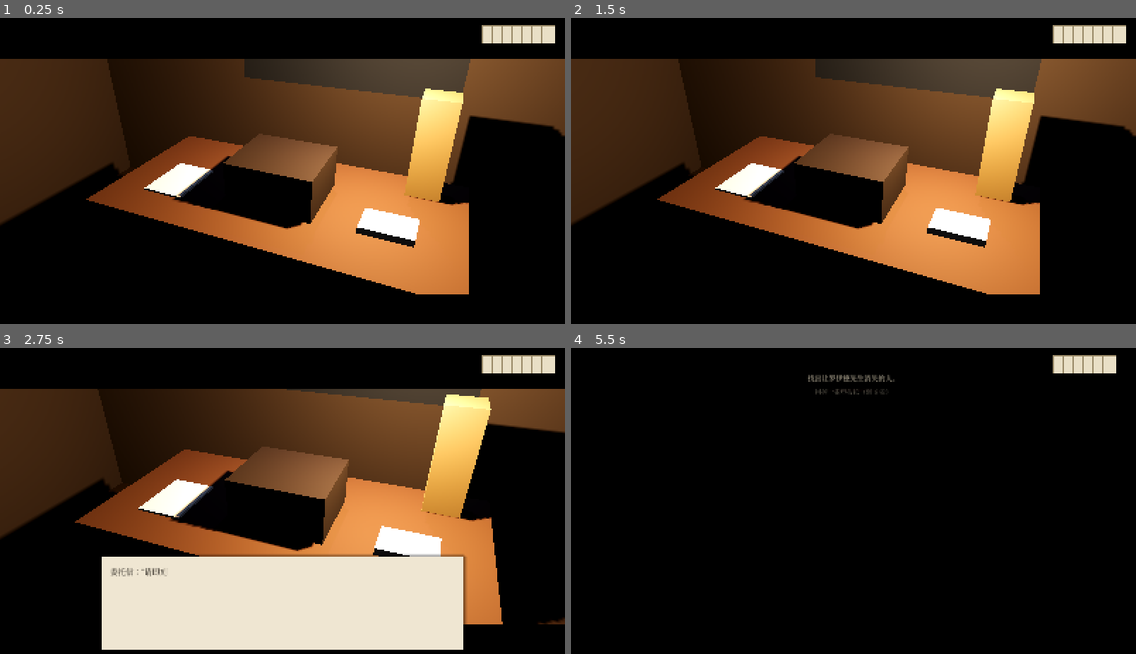
Above: before the commit, frames 1-4 (two rows, left to right).
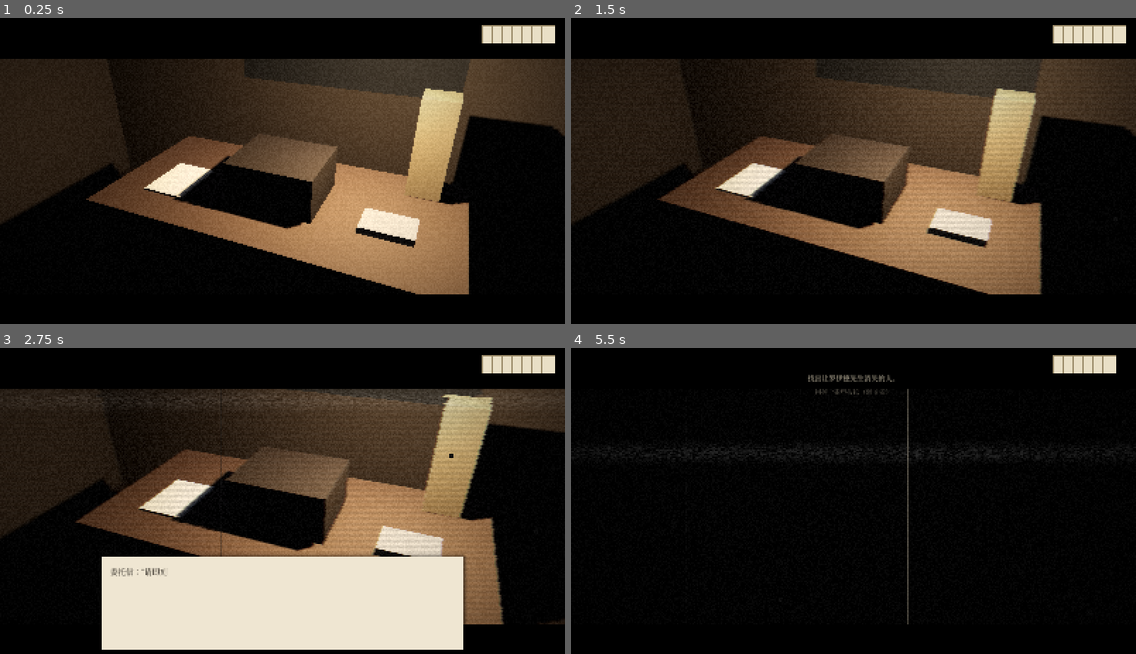
Above: after the commit, the same moments.

Repository: Gazerrr03/latent-image
Game: Godot game, scene res://main.tscn
Two runs of this game, one before a commit and one after it. Both use one fixed random seed, a clock stepped at 60 frames per second and the inputs below.
Inputs (mouse positions are in pixels of both pictures, inside the frame that each line leads up to):
- Up to frame 1 (0.25 s): no input
- Up to frame 2 (1.5 s): tap Enter (ui_accept) at 0.5, 0.77 s; move the mouse to (977, 161) at 0.52 s; hold D (move_right) 0.53-1.28 s; hold E (interact) 0.53-1.28 s; click (977, 161) at 0.67 s; move the mouse to (740, 192) at 1.27 s; hold S (move_back) from 1.28 s (still down); tap E (interact) at 1.35 s; click (740, 192) at 1.42 s
- Up to frame 3 (2.75 s): tap Enter (ui_accept) at 1.52 s; move the mouse to (339, 436) at 2.02 s; release S (move_back) at 2.03 s; hold D (move_right) from 2.03 s (still down); hold E (interact) from 2.03 s (still down); click (339, 436) at 2.17 s
- Up to frame 4 (5.5 s): move the mouse to (825, 571) at 2.77 s; release D (move_right) at 2.78 s; release E (interact) at 2.78 s; hold W (move_forward) 2.78-3.53 s; tap E (interact) at 2.85, 4.35 s; click (825, 571) at 2.92 s; tap Enter (ui_accept) at 3.02, 3.77, 4.52 s; move the mouse to (1023, 553) at 3.52 s; hold E (interact) 3.53-4.28 s; hold A (move_left) 3.53-5.03 s; click (1023, 553) at 3.67 s; move the mouse to (684, 458) at 4.27 s; click (684, 458) at 4.42 s; move the mouse to (881, 507) at 5.02 s; hold S (move_back) from 5.03 s (still down); hold E (interact) from 5.03 s (still down); click (881, 507) at 5.17 s

The runs differ from the first frame. In frame 1, 25% of the frame differs, in the area x 0-100%, y 13-91%; in frame 2, 31%; in frame 3, 27%; in frame 4, 0.9%.

Commit message:
媒介滤镜第一版：胶片、录像带、数字故障随渗漏渐变
- shaders/media_fx：泛黄、颗粒、划痕、灰尘、片门抖动；扫描线、跟踪条纹、行抖动、拖影、红蓝错位；数字方块错位
- 参数全部在 content/visual/fx.csv（L0—L4 + 纪录片片头 + 关闭），可在 F1 调试面板重载
- 新动作 fx(预设)：开场 N1-01 使用纪录片片头，N1-06 回到跟随渗漏
- 检查工具校验滤镜表与 fx 动作；文档《04》第 9 节、填表说明 1.5、架构图状态更新

Co-Authored-By: Claude Opus 5.5 <noreply@anthropic.com>

Diff:
--- a/godot/content/story/shots.csv
+++ b/godot/content/story/shots.csv
@@ -1,10 +1,10 @@
 shot_id,node,line,scene,camera,mode,sound,text,ai_slot,actions,next,note
-N1-01,N1,*,office,establish,,rain;tram_bell;typewriter_idle,,,leak(0);wait(2.5),,黑场淡入。镜头在玩家肩后缓推向桌面：台灯、打字机、七张电报纸，窗外雨夜街灯。可环顾桌面，点电报纸会数出七张。渗漏 L0
+N1-01,N1,*,office,establish,,rain;tram_bell;typewriter_idle,,,fx(纪录片片头);leak(0);wait(2.5),,黑场淡入。镜头在玩家肩后缓推向桌面：台灯、打字机、七张电报纸，窗外雨夜街灯。可环顾桌面，点电报纸会数出七张。渗漏 L0
 N1-02,N1,*,office,letter_close,,paper_rustle,委托信：“请即刻来罗伊德庄园。家主昨夜在书房里不见了。——律师 W.”\n落款：十月四日,,collect(ev_letter),,F2 线索（委托信日期）
 N1-03,N1,*,office,typewriter_close,,typewriter_return,第一行：“我到达的时候，庄园的灯还亮着。”\n页脚戳：“十月三日 九点三十九分 收讫”,,collect(ev_journal_p1),,手记第一页，此后玩家的批注都续写在这里。F1、F2 线索以场景细节呈现，不做提示
 N1-04,N1,*,street,follow,,car_door;engine_low,电报纸上逐字打出：“找出让罗伊德先生消失的人。”,,objective(找出让罗伊德先生消失的人。);use_telegram(),,第 1 张电报纸（回电给律师：已启程）。全游戏唯一的目标文字
 N1-05,N1,*,manor_gate,wide_symmetric,,iron_gate;thunder_far,,,wait(3),,过场约 5 秒：庄园大门对称构图，一排窗里的灯一格一格亮着，像表格
-N1-06,N1,*,hall,hall_mid,,clock_chime_9,访客簿上列着：巴洛（管家）、韦恩小姐（秘书）、朗斯（继子）。\n最后一行，“罗伊德先生”已被划去。,嫌疑人口吻,inquire(n1_intro),,座钟敲九下，钟面指着十点四十；镜中管家倒影清晰，玩家的位置是空的
+N1-06,N1,*,hall,hall_mid,,clock_chime_9,访客簿上列着：巴洛（管家）、韦恩小姐（秘书）、朗斯（继子）。\n最后一行，“罗伊德先生”已被划去。,嫌疑人口吻,fx(自动);inquire(n1_intro),,座钟敲九下，钟面指着十点四十；镜中管家倒影清晰，玩家的位置是空的
 N1-07,N1,*,study,door_push,walk,lamp_hum,,,"objective(门从里面闩着。他是怎么离开的？);inspect(hs_latch,hs_window,hs_phone,hs_receipt,hs_register);annotate(n1)",N2-01,教学关：自由走动检查门闩、窗、电话、回执、访客簿。F1、F3 线索。检查后出现预设批注
 N2-01,N2,*,parlor,parlor_mid,,fire_crackle,巴洛：“昨夜我守夜，门房的灯一直没灭。”\n韦恩小姐：“我把信打到九点三十五分，罗伊德先生说他想一个人待着。”\n朗斯：“我在台球室，一个人。”,嫌疑人口吻,objective();inquire(n2_ask),,三人坐在沙发上，玩家背影入画；壁炉、虎纹挂毯
 N2-02,N2,*,parlor,suspects_close,,pendulum,,,"inspect(hs_barlow_watch,hs_wynn_fingers,hs_lance_window)",,三处细节放大观察，收入证据板，此刻不判定
--- /dev/null
+++ b/godot/content/visual/fx.csv
@@ -0,0 +1,8 @@
+preset,sepia,desat,grain,flicker,vignette,scratches,dust,weave,fps,chroma,scanlines,tracking,jitter,bleed,glitch,tint,note
+L0,0.55,0,0.07,0.05,0.55,0.35,0.5,0.0018,18,0,0,0,0,0,0,#ffe6bd,N1：1926 年的默片胶片
+L1,0.5,0,0.08,0.05,0.55,0.4,0.5,0.0022,18,0.15,0,0,0,0,0,#ffe6bd,N2—N3：胶片，红蓝开始极轻微错开
+L2,0.38,0.05,0.06,0.03,0.5,0.2,0.25,0.0012,18,0.5,0.18,0.15,0.2,0.2,0,#ffe6bd,N4：胶片里混进录像带的痕迹
+L3,0.12,0.25,0.05,0.02,0.45,0,0,0,24,1.0,0.35,0.55,0.55,0.5,0,#ffe6bd,N5：录像带
+L4,0,0.35,0.03,0.02,0.4,0,0,0,30,1.4,0.2,0.3,0.4,0.3,0.55,#ffe6bd,N6—N7：数字故障
+纪录片片头,0.5,0.05,0.09,0.06,0.6,0.35,0.4,0.0022,18,0.6,0.3,0.35,0.3,0.3,0,#ffe2b5,开场：录像带里放着一部 1926 年的旧纪录片（荒诞纪录片的质感）
+关闭,0,0,0,0,0,0,0,0,18,0,0,0,0,0,0,,无滤镜，用于对比
--- a/godot/core/actions.gd
+++ b/godot/core/actions.gd
@@ -4,7 +4,7 @@
 const ACTIONS := [
 	"wait", "leak", "use_telegram", "objective", "collect", "inspect",
 	"annotate", "inquire", "accuse", "link", "say", "ending_choice",
-	"confession", "goto",
+	"confession", "goto", "fx",
 ]
 
 
--- a/godot/core/director.gd
+++ b/godot/core/director.gd
@@ -154,6 +154,8 @@
 			await ui.show_text(build_confession())
 		"goto":
 			world.show_scene(args[0])
+		"fx":
+			ui.fx.set_override(args[0] if args.size() > 0 else "")
 		_:
 			push_warning("未知动作，已跳过：" + name)
 
--- a/godot/main.gd
+++ b/godot/main.gd
@@ -6,6 +6,7 @@
 const Player := preload("res://world/player.gd")
 const UiRoot := preload("res://ui/ui_root.gd")
 const DebugPanel := preload("res://ui/debug_panel.gd")
+const MediaFx := preload("res://ui/media_fx.gd")
 
 
 func _ready() -> void:
@@ -14,7 +15,10 @@
 	var player := Player.new()
 	add_child(player)
 	host.player = player
+	var fx := MediaFx.new()
+	add_child(fx)
 	var ui := UiRoot.new()
+	ui.fx = fx
 	add_child(ui)
 	Director.ui = ui
 	Director.world = host
@@ -65,12 +69,14 @@
 	return ""
 
 
-## 截图：Godot --path godot -- --capture=N1-07 [--leak=3] [--grant-all] [--telegrams=4] [--out=/tmp/x.png]
+## 截图：Godot --path godot -- --capture=N1-07 [--leak=3] [--grant-all] [--telegrams=4] [--fx=纪录片片头] [--out=/tmp/x.png]
 ## 跳到指定镜号，等画面稳定后截图并退出。供 agent 自查画面用。
 func _capture(shot_id: String) -> void:
 	GameState.reset()
 	if _arg("--leak=") != "":
 		GameState.set_leak(int(_arg("--leak=")))
+	if _arg("--fx=") != "":
+		Director.ui.fx.set_override(_arg("--fx="))
 	if OS.get_cmdline_user_args().has("--grant-all"):
 		for id in ContentDB.evidence:
 			GameState.add_evidence(id)
@@ -78,6 +84,9 @@
 		GameState.telegrams_left = int(_arg("--telegrams="))
 		GameState.changed.emit()
 	Director.start(shot_id)
+	if _arg("--fx=") != "":
+		await get_tree().process_frame
+		Director.ui.fx.set_override(_arg("--fx="))
 	await get_tree().create_timer(float(_arg("--wait=")) if _arg("--wait=") != "" else 2.5).timeout
 	var out := _arg("--out=")
 	if out == "":
--- /dev/null
+++ b/godot/shaders/media_fx.gdshader
@@ -0,0 +1,116 @@
+// 媒介滤镜：给整个 3D 画面套上“胶片 → 录像带 → 数字故障”的质感。
+// 参数由 content/visual/fx.csv 的预设提供，随渗漏等级渐变（docs/04 第 9 节）。
+// 每个效果单独一个强度，0 = 关闭。
+shader_type canvas_item;
+
+uniform sampler2D screen_tex : hint_screen_texture, filter_linear;
+
+// —— 胶片（1920 年代） ——
+uniform float sepia = 0.0;       // 泛黄程度 0—1
+uniform vec3 tint : source_color = vec3(1.0, 0.9, 0.74);
+uniform float desat = 0.0;       // 去色 0—1
+uniform float grain = 0.0;       // 颗粒 0—0.2
+uniform float flicker = 0.0;     // 亮度闪烁 0—0.15
+uniform float vignette = 0.0;    // 暗角 0—1
+uniform float scratches = 0.0;   // 竖向划痕出现概率 0—1
+uniform float dust = 0.0;        // 灰尘斑点 0—1
+uniform float weave = 0.0;       // 画面整体抖动 0—0.004
+uniform float fps = 18.0;        // 胶片帧率（颗粒、抖动按帧跳变）
+// —— 录像带 ——
+uniform float chroma = 0.0;      // 红蓝错位 0—2
+uniform float scanlines = 0.0;   // 扫描线 0—1
+uniform float tracking = 0.0;    // 滚动的跟踪条纹 0—1
+uniform float jitter = 0.0;      // 每行横向抖动 0—1
+uniform float bleed = 0.0;       // 颜色向右拖影 0—1
+// —— 数字 ——
+uniform float glitch = 0.0;      // 方块错位 0—1
+// —— 总强度（用于淡入淡出） ——
+uniform float amount = 1.0;
+
+float hash(vec2 p) {
+	return fract(sin(dot(p, vec2(127.1, 311.7))) * 43758.5453);
+}
+
+float hash1(float x) {
+	return fract(sin(x * 91.3458) * 47453.5453);
+}
+
+void fragment() {
+	vec2 uv = SCREEN_UV;
+	float t = TIME;
+	float frame = floor(t * fps);
+
+	// 胶片：整体抖动（片门晃动）
+	uv += (vec2(hash1(frame), hash1(frame + 7.0)) - 0.5) * weave * amount;
+
+	// 录像带：每行横向抖动
+	float line = floor(uv.y * 240.0);
+	uv.x += (hash(vec2(line, floor(t * 30.0))) - 0.5) * jitter * 0.006 * amount;
+
+	// 录像带：一条缓慢向下滚动的跟踪条纹
+	float band_pos = fract(t * 0.06);
+	float band = smoothstep(0.05, 0.0, abs(uv.y - band_pos)) * tracking * amount;
+	uv.x += band * (hash(vec2(line, t)) - 0.5) * 0.06;
+
+	// 数字：方块错位
+	if (glitch > 0.0) {
+		vec2 block = floor(uv * vec2(18.0, 10.0));
+		float g = hash(block + floor(t * 6.0));
+		if (g < glitch * amount * 0.12) {
+			uv.x += (hash(block + 3.1) - 0.5) * 0.1;
+		}
+	}
+
+	// 取色：红蓝错位
+	vec2 off = vec2(chroma * 0.003 * amount, 0.0);
+	vec3 col;
+	col.r = texture(screen_tex, uv + off).r;
+	col.g = texture(screen_tex, uv).g;
+	col.b = texture(screen_tex, uv - off).b;
+	vec3 clean = texture(screen_tex, SCREEN_UV).rgb;
+
+	// 录像带：颜色向右拖影
+	if (bleed > 0.0) {
+		vec3 acc = col;
+		for (int i = 1; i <= 5; i++) {
+			acc += texture(screen_tex, uv - vec2(float(i) * 0.002 * bleed, 0.0)).rgb;
+		}
+		col = mix(col, acc / 6.0, 0.65);
+	}
+
+	// 胶片：泛黄与去色
+	float lum = dot(col, vec3(0.299, 0.587, 0.114));
+	col = mix(col, vec3(lum) * tint * 1.1, sepia);
+	col = mix(col, vec3(lum), desat);
+
+	// 胶片：亮度闪烁
+	col *= 1.0 + (hash1(frame * 1.37) - 0.5) * flicker * 2.0;
+
+	// 录像带：扫描线与跟踪条纹里的噪点
+	col *= 1.0 - scanlines * 0.35 * (0.5 + 0.5 * sin(FRAGCOORD.y * 3.14159 * 0.5));
+	col += band * hash(vec2(floor(FRAGCOORD.x * 0.5), line + floor(t * 30.0))) * 0.4;
+
+	// 胶片：竖向划痕（每帧随机出现 0—2 条）
+	for (int k = 0; k < 2; k++) {
+		float fk = float(k);
+		if (hash1(frame + fk * 5.3) < scratches) {
+			float x = hash1(frame * 0.37 + fk * 13.1);
+			float d = abs(SCREEN_UV.x - x);
+			float s = smoothstep(0.0012, 0.0, d);
+			col = mix(col, k == 0 ? vec3(0.08) : vec3(0.85, 0.8, 0.7), s * 0.7);
+		}
+	}
+
+	// 胶片：灰尘斑点
+	float speck = step(1.0 - dust * 0.003, hash(floor(FRAGCOORD.xy / 3.0) + frame));
+	col = mix(col, vec3(0.06), speck);
+
+	// 颗粒
+	col += (hash(FRAGCOORD.xy + frame) - 0.5) * grain;
+
+	// 暗角
+	vec2 v = SCREEN_UV - 0.5;
+	col *= 1.0 - dot(v, v) * vignette * 1.8;
+
+	COLOR = vec4(mix(clean, col, amount), 1.0);
+}
--- a/godot/tools/validate_content.gd
+++ b/godot/tools/validate_content.gd
@@ -10,12 +10,14 @@
 const SPACE := "res://content/space/"
 const AUDIO := "res://content/audio/"
 const AI := "res://content/ai/"
+const VISUAL := "res://content/visual/"
 ## 每个节点允许的渗漏等级（docs/02 第 4 节）
 const NODE_LEAK := {"N1": 0, "N2": 1, "N3": 1, "N4": 2, "N5": 3, "N6": 4, "N7": 4}
 const LAYOUT_TYPES := ["家具", "可检查物件", "机位", "灯光", "出生点"]
 
 ## 每条问题：{level: 错误/提醒, table, where, what, fix}
 var issues: Array = []
+var fx_presets := {}
 
 
 func err(table: String, where: String, what: String, fix := "") -> void:
@@ -39,6 +41,16 @@
 	var layout := DB.group_by(layout_rows, "room")
 	var sounds := DB.index_by(DB.load_table(AUDIO + "sounds.csv"), "id")
 	var words := DB.load_table(AI + "wordlists.csv")
+	fx_presets = DB.index_by(DB.load_table(VISUAL + "fx.csv"), "preset")
+	for lv in 5:
+		if not fx_presets.has("L%d" % lv):
+			err("滤镜表", "L%d" % lv, "缺少渗漏等级 L%d 的默认滤镜" % lv, "滤镜表必须有 L0—L4 五行")
+	for pr in fx_presets.values():
+		for k in pr:
+			if k in ["preset", "tint", "note"]:
+				continue
+			if pr[k] != "" and not str(pr[k]).is_valid_float():
+				err("滤镜表", pr["preset"], "%s 不是数字" % k)
 
 	_check_import_files()
 
@@ -188,6 +200,9 @@
 		"say":
 			if args.is_empty() or not lines.has(args[0]):
 				err("镜头表", id, "台词组 %s 不在台词表里" % str(args))
+		"fx":
+			if args.size() > 0 and not args[0] in ["", "自动"] and not fx_presets.has(args[0]):
+				err("镜头表", id, "滤镜预设“%s”不在滤镜表里" % args[0])
 		"leak":
 			if args.is_empty() or not args[0].is_valid_int() or int(args[0]) < 0 or int(args[0]) > 4:
 				err("镜头表", id, "渗漏等级必须是 0—4")
--- a/godot/ui/debug_panel.gd
+++ b/godot/ui/debug_panel.gd
@@ -60,6 +60,14 @@
 			Director.world.apply_leak(lv)))
 	v.add_child(leak)
 
+	var fxrow := HBoxContainer.new()
+	fxrow.add_child(_label("滤镜"))
+	for name in ["自动", "纪录片片头", "关闭"]:
+		var n: String = name
+		fxrow.add_child(_btn(n, func(): Director.ui.fx.set_override(n)))
+	fxrow.add_child(_btn("重载滤镜表", func(): Director.ui.fx.reload()))
+	v.add_child(fxrow)
+
 	var misc := HBoxContainer.new()
 	misc.add_child(_btn("重载内容表", func(): ContentDB.reload()))
 	misc.add_child(_btn("从头开始", func():
--- /dev/null
+++ b/godot/ui/media_fx.gd
@@ -0,0 +1,82 @@
+extends CanvasLayer
+## 媒介滤镜层：盖在 3D 画面之上、纸质界面之下（文字保持清晰）。
+## 预设来自 content/visual/fx.csv：L0—L4 五行跟随渗漏等级自动切换；其余命名预设由镜头表的 fx(名称) 调用。
+## fx() 或 fx(自动) 回到跟随渗漏等级。
+
+const FX_TABLE := "res://content/visual/fx.csv"
+const PARAMS := [
+	"sepia", "desat", "grain", "flicker", "vignette", "scratches", "dust", "weave", "fps",
+	"chroma", "scanlines", "tracking", "jitter", "bleed", "glitch",
+]
+
+var presets := {}
+var current := ""
+var _override := ""
+var _rect: ColorRect
+var _mat: ShaderMaterial
+var _tween: Tween
+
+
+func _ready() -> void:
+	layer = 5
+	_rect = ColorRect.new()
+	_rect.set_anchors_and_offsets_preset(Control.PRESET_FULL_RECT)
+	_rect.mouse_filter = Control.MOUSE_FILTER_IGNORE
+	_mat = ShaderMaterial.new()
+	_mat.shader = load("res://shaders/media_fx.gdshader")
+	_rect.material = _mat
+	add_child(_rect)
+	reload()
+	GameState.changed.connect(_follow_leak)
+	_follow_leak()
+
+
+func reload() -> void:
+	presets.clear()
+	for row in ContentDB.load_table(FX_TABLE):
+		presets[row["preset"]] = row
+	current = ""
+	apply(_override if _override != "" else "L%d" % GameState.leak_level, 0.0)
+
+
+## 由镜头表调用：fx(纪录片片头)；fx() / fx(自动) 回到跟随渗漏
+func set_override(name: String) -> void:
+	_override = "" if name in ["", "自动"] else name
+	apply(_override if _override != "" else "L%d" % GameState.leak_level, 1.2)
+
+
+func _follow_leak() -> void:
+	if _override == "":
+		apply("L%d" % GameState.leak_level, 1.5)
+
+
+## 切换到某个预设，duration 秒内渐变过去
+func apply(name: String, duration := 1.0) -> void:
+	if name == current:
+		return
+	if not presets.has(name):
+		push_warning("滤镜表里没有预设：" + name)
+		return
+	current = name
+	var row: Dictionary = presets[name]
+	if _tween:
+		_tween.kill()
+	var instant := duration <= 0.0 or Director.autoplay
+	if not instant:
+		_tween = create_tween().set_parallel()
+	for p in PARAMS:
+		var v: String = row.get(p, "0")
+		var target := float(v) if v.is_valid_float() else 0.0
+		if p == "fps":
+			_mat.set_shader_parameter(p, target if target > 0 else 18.0)
+		elif instant:
+			_mat.set_shader_parameter(p, target)
+		else:
+			_tween.tween_method(func(x): _mat.set_shader_parameter(p, x), float(_mat.get_shader_parameter(p)), target, duration)
+	var tint: String = row.get("tint", "")
+	if tint != "":
+		_mat.set_shader_parameter("tint", Color.from_string(tint, Color("#ffe6bd")))
+
+
+func set_enabled(on: bool) -> void:
+	_rect.visible = on
--- a/godot/ui/ui_root.gd
+++ b/godot/ui/ui_root.gd
@@ -10,6 +10,7 @@
 const BAR_RATIO := 0.128  # 16:9 画面上加 2.39:1 黑边
 const EvidenceBoard := preload("res://ui/evidence_board.gd")
 const RegisterView := preload("res://ui/register_view.gd")
+const MediaFx := preload("res://ui/media_fx.gd")
 
 var font: SystemFont
 var _waiting := false
@@ -34,6 +35,7 @@
 var register: Control
 var telegrams: HBoxContainer
 var telegram_note: Label
+var fx: CanvasLayer
 
 
 func _ready() -> void:
Not shown, added: godot/content/visual/fx.csv.import
Not shown, changed: CLAUDE.md
Not shown, changed: docs/04-美术与声音风格.md
Not shown, changed: docs/06-技术方案.md
Not shown, changed: docs/08-决策与更新记录.md
Not shown, added: docs/参考图/录像带/.gitkeep
Not shown, changed: docs/图/模块架构.html
Not shown, added: docs/图/滤镜-L0胶片.png
Not shown, added: docs/图/滤镜-L3录像带.png
Not shown, added: docs/图/滤镜-L4数字故障.png
Not shown, added: docs/图/滤镜-开场.png
Not shown, changed: docs/填表说明/1.1-叙事与流程.md
(and 1 more such lines)
